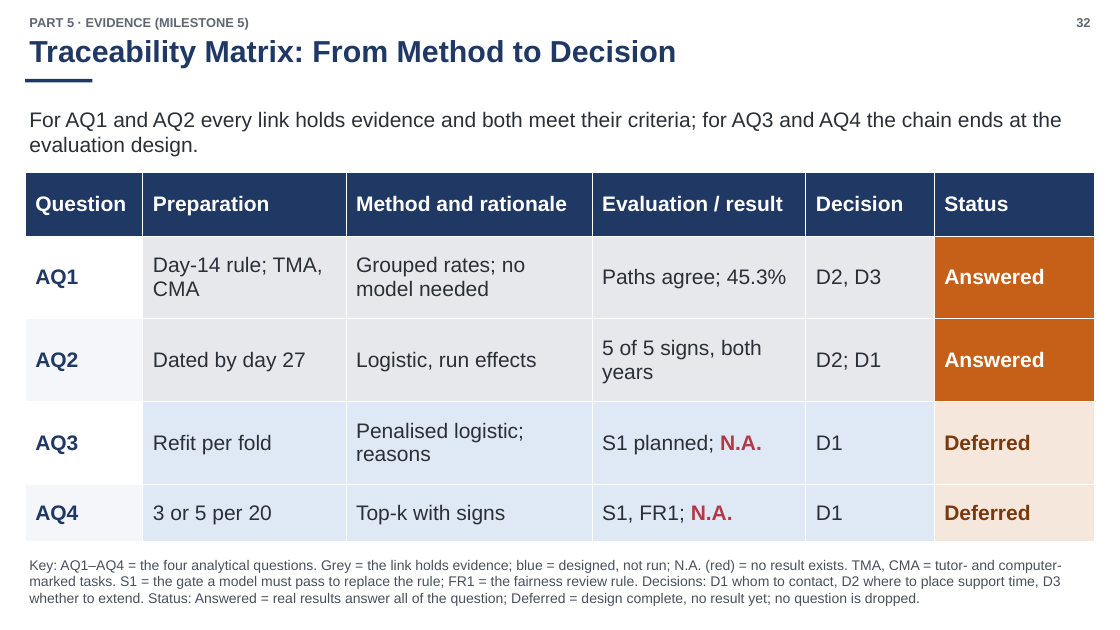
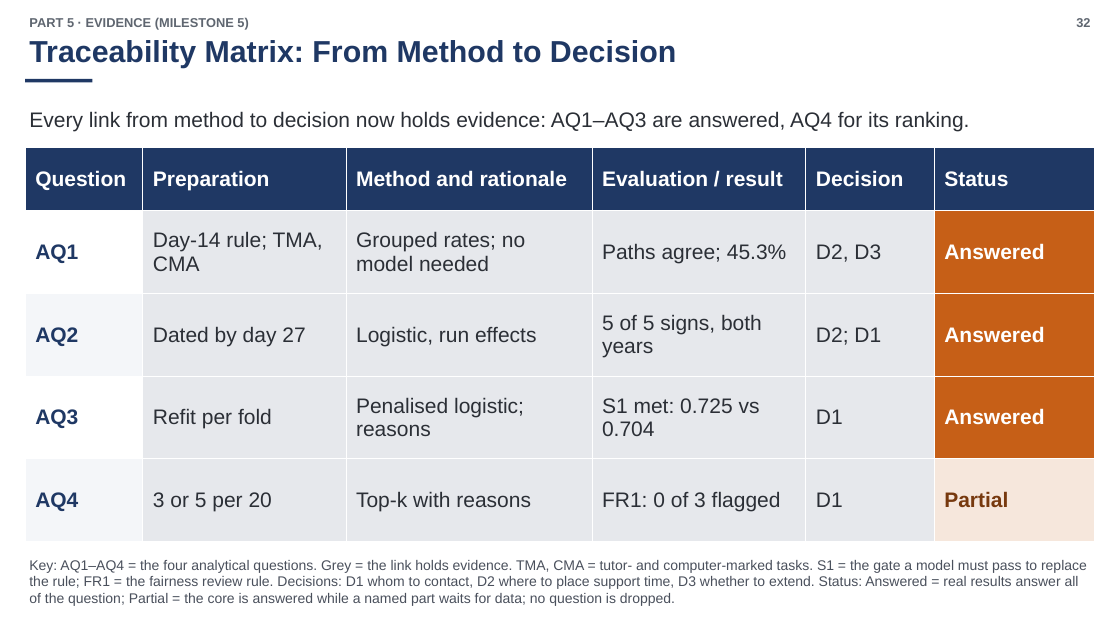
Before and after one commit to zgid123/the-science-of-data-analyst-course, a slide deck: slide 32 of reports/milestone-5/build/N04_Milestone5_Slides-Split_EN.pptx. Drawn at 1120x630 pixels with LibreOffice and Linux fonts; fonts in the diff are those of the drawing. Boxes give left, top, right and bottom in pixels: in the first picture for what was removed or moved away, otherwise in the second. Text is boxed around its words. In the diff, an @@ line names an element or a change of style, - is before the commit and + after.

```diff
--- a/reports/milestone-5/build/N04_Milestone5_Slides-Split_EN.pptx
+++ b/reports/milestone-5/build/N04_Milestone5_Slides-Split_EN.pptx
@@ text at <box>29,111,970,132</box>: text changed @@
-For AQ1 and AQ2 every link holds evidence and both meet their criteria; for AQ3 and AQ4 the chain ends at the evaluation design.
+Every link from method to decision now holds evidence: AQ1–AQ3 are answered, AQ4 for its ranking.
@@ table at <box>25,147,1096,542</box> @@
-row 4, column 4: S1 planned; N.A.
+row 4, column 4: S1 met: 0.725 vs 0.704
-row 4, column 6: Deferred
+row 4, column 6: Answered
-row 5: AQ4 | 3 or 5 per 20 | Top-k with signs | S1, FR1; N.A. | D1 | Deferred
+row 5: AQ4 | 3 or 5 per 20 | Top-k with reasons | FR1: 0 of 3 flagged | D1 | Partial
@@ fill #DFE9F5 to #E6E8EC in 8 cells @@
@@ fill #F6E7DC to #C65F17 in row 4, column 6 @@
@@ table: place and size @@
-table at <box>25,172,1096,542</box>
+table at <box>25,147,1096,542</box>
@@ text at <box>29,560,1087,606</box>: text changed @@
-Key: AQ1–AQ4 = the four analytical questions. Grey = the link holds evidence; blue = designed, not run; N.A. (red) = no result exists. TMA, CMA = tutor- and computer-marked tasks. S1 = the gate a model must pass to replace the rule; FR1 = the fairness review rule. Decisions: D1 whom to contact, D2 where to place support time, D3 whether to extend. Status: Answered = real results answer all of the question; Deferred = design complete, no result yet; no question is dropped.
+Key: AQ1–AQ4 = the four analytical questions. Grey = the link holds evidence. TMA, CMA = tutor- and computer-marked tasks. S1 = the gate a model must pass to replace the rule; FR1 = the fairness review rule. Decisions: D1 whom to contact, D2 where to place support time, D3 whether to extend. Status: Answered = real results answer all of the question; Partial = the core is answered while a named part waits for data; no question is dropped.
```
Also in this commit, not shown: 33 other slides changed, 3 slides added, 3 slides removed, 55 other files.
